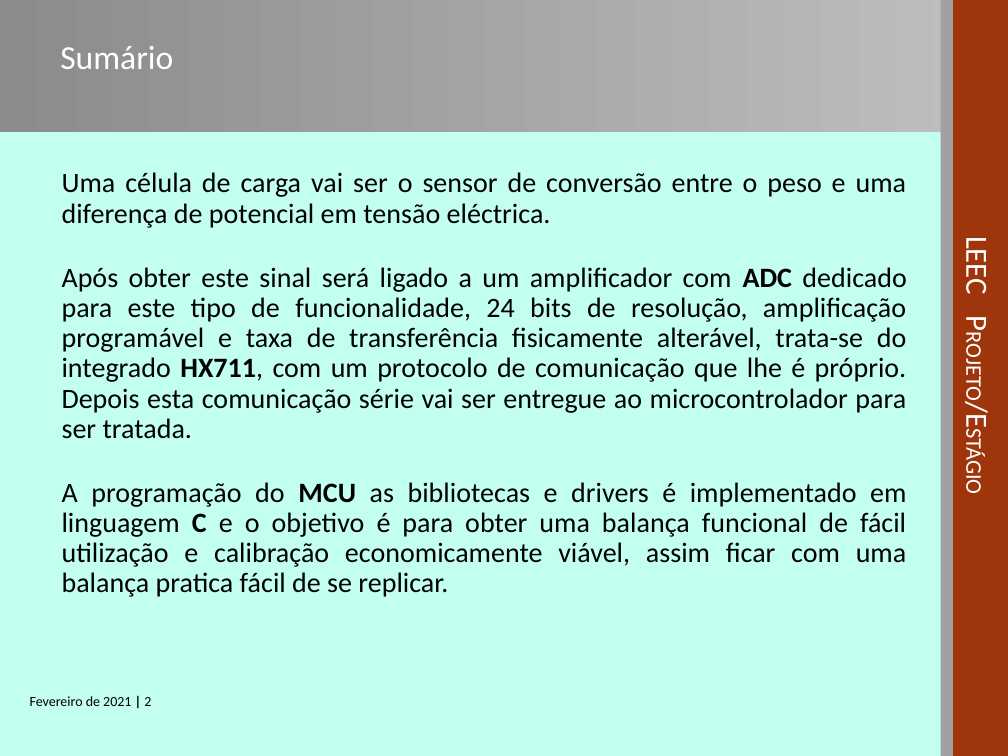
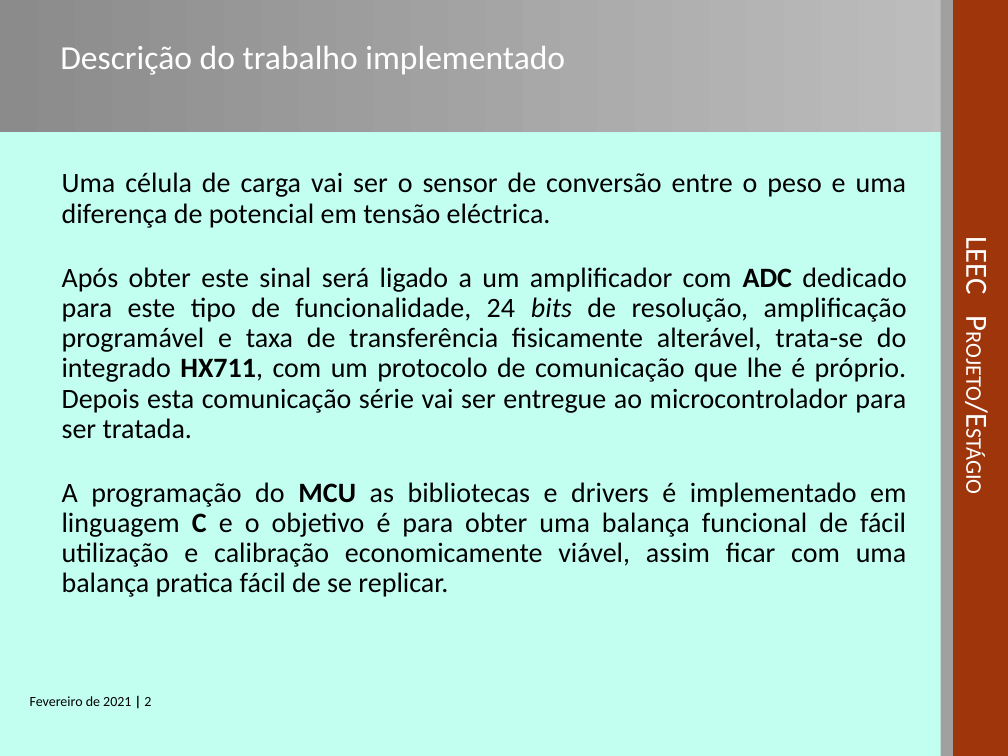
Before and after one commit to sergio1020881/PESTA2021, a slide deck: slide 2 of Zsend/PESTA-APRESENTACAO-1020881.ppt. Drawn at 1008x756 pixels with LibreOffice and Linux fonts; fonts in the diff are those of the drawing; background and template pictures are left out. Boxes give left, top, right and bottom in pixels: in the first picture for what was removed or moved away, otherwise in the second. Text is boxed around its words. In the diff, an @@ line names an element or a change of style, - is before the commit and + after.

```diff
--- a/Zsend/PESTA-APRESENTACAO-1020881.ppt
+++ b/Zsend/PESTA-APRESENTACAO-1020881.ppt
@@ title at (60, 46, 565, 75): text changed @@
-Sumário
+Descrição do trabalho implementado
@@ text at (62, 267, 907, 439): italic on in "bits" @@
```
Also in this commit, not shown: 3 other slides changed, 1 slide added, 4 other files.
